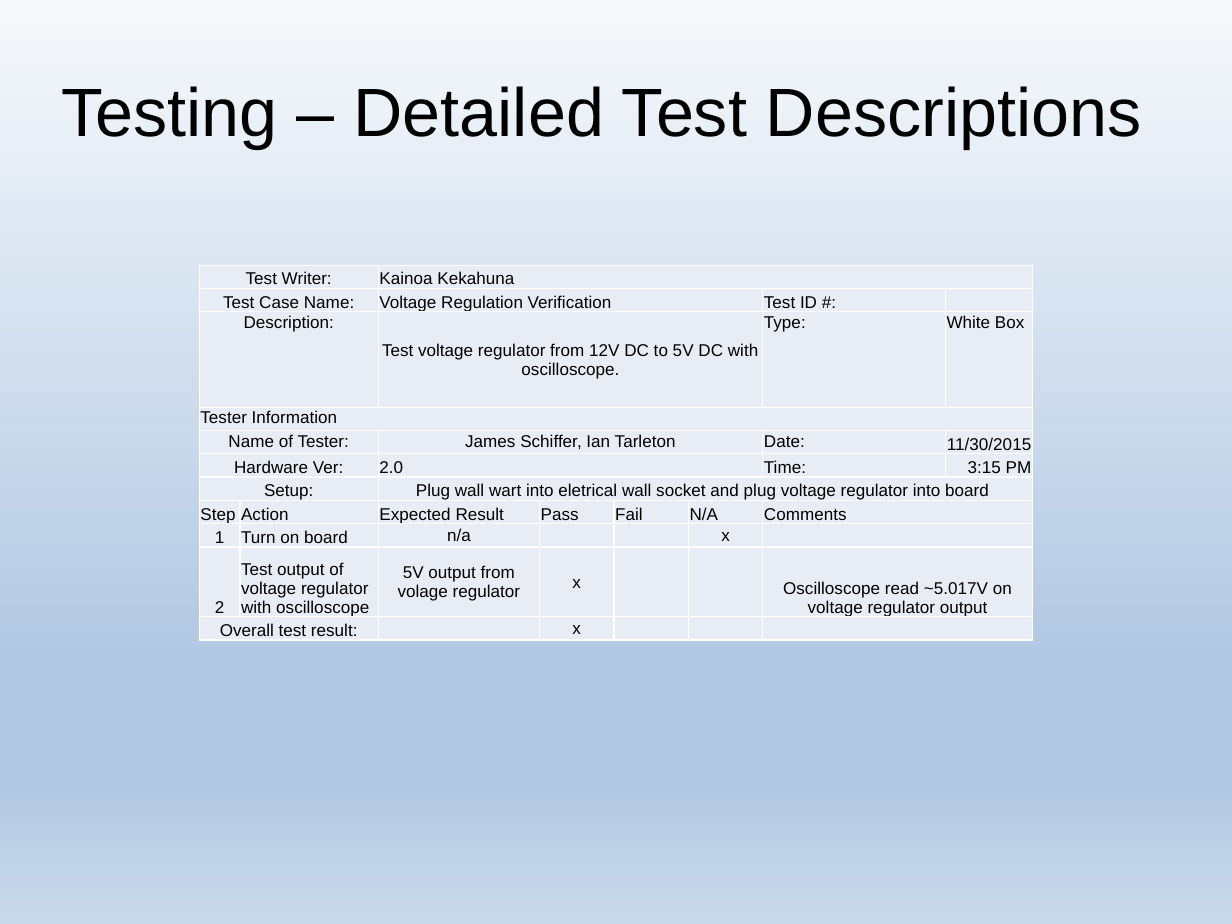
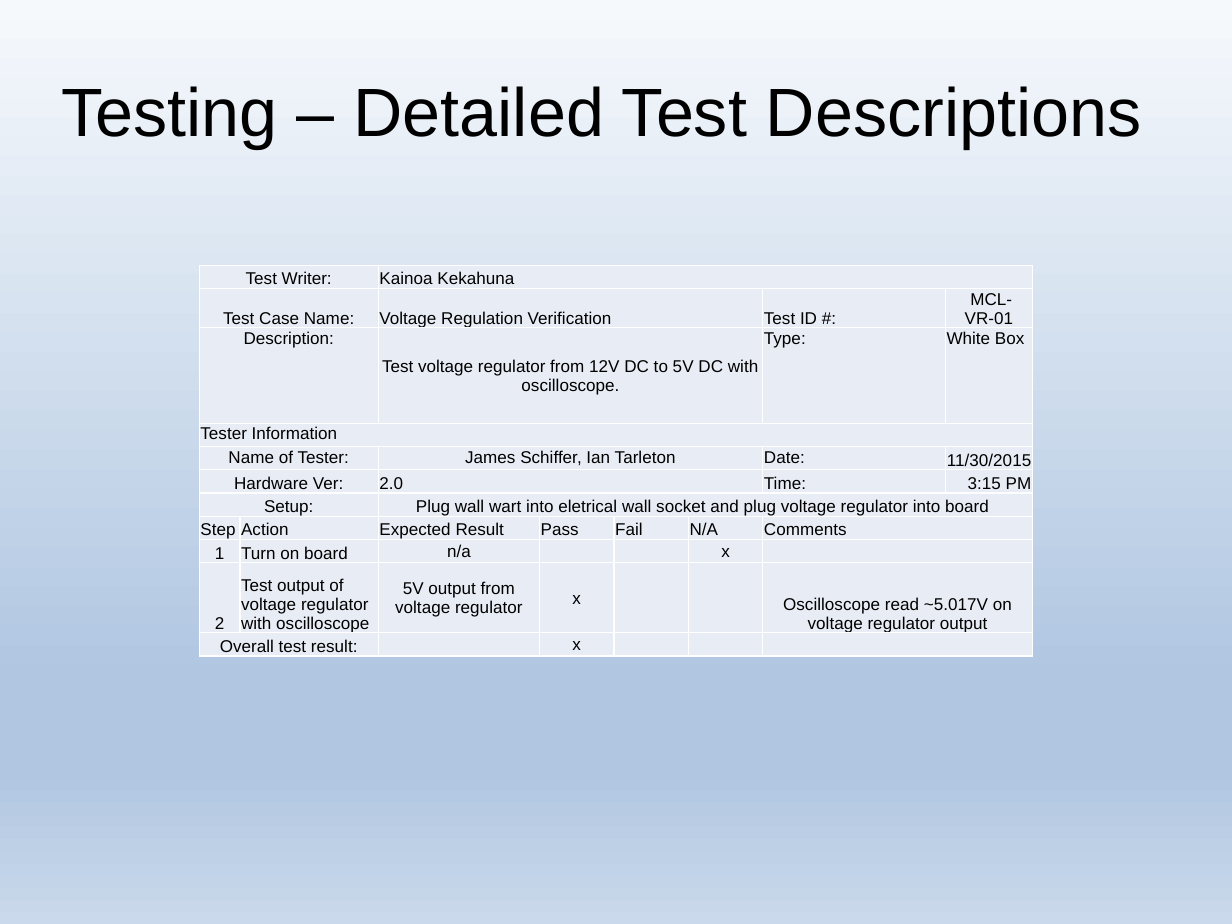
Before and after one commit to j1mb0/ECE411, a slide deck: slide 23 of T03_Final_Presentation.pptx (slide 20 before the commit). Drawn at 1232x924 pixels with LibreOffice and Linux fonts; fonts in the diff are those of the drawing. Boxes give left, top, right and bottom in pixels: in the first picture for what was removed or moved away, otherwise in the second. Text is boxed around its words. In the diff, an @@ line names an element or a change of style, - is before the commit and + after.

Commit message:
Adding Final Files
Adding BOM and Final Iterations of the Presentation and Test Plan.

```diff
--- a/T03_Final_Presentation.pptx
+++ b/T03_Final_Presentation.pptx
@@ table at (x1=199, y1=265, x2=1033, y2=677) @@
-row 2, column 8: 
+row 2, column 8: MCL-VR-01
-row 10, column 3: 5V output from volage regulator
+row 10, column 3: 5V output from voltage regulator
```
Also in this commit, not shown: 6 other slides changed, 4 slides added, 2 other files.
